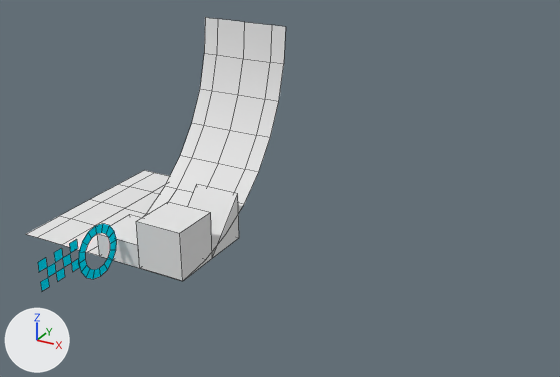
Two versions of the Blender file components/blocklib.blend, one commit apart.
The view is the same before and after, from a 50 mm lens placed at (293.0, -341.0, 221.0), pointed at (91.0, 25.0, 37.0). The axes (+X, +Y, +Z) are drawn at lower left. The lights are the same throughout. Mesh edges are drawn as thin lines.

In view in the first picture: 'Block_0_32_32_16', 'Block_0_32_32_32', 'Block_1_32_32_32', 'Block_Checkpoint', 'Block_Ramp_0_64_128_0', 'Block_Ramp_64_128_128', 'Block_Start'.
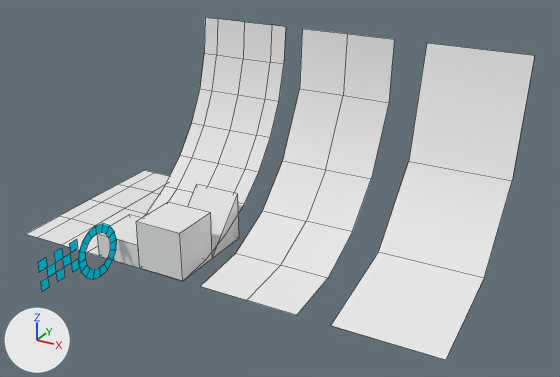
What differs and where, as boxes (x1, y1, x2, y2) in the pictures (560 x 377 px):
```json
{"object": "LOD_Ramp_64_128_128.LOD.002", "change": "added", "after": [331, 43, 535, 360]}
{"object": "LOD_Ramp_64_128_128.LOD.001", "change": "added", "after": [201, 29, 394, 315]}
```

The change, as JSON lines over the scene's bpy script:
```json
{"op": "add", "block": "me_lod_ramp_64_128_128_lod_001", "code": ["me_lod_ramp_64_128_128_lod_001 = bpy.data.meshes.new('LOD_Ramp_64_128_128.LOD.001')", "me_lod_ramp_64_128_128_lod_001.from_pydata([(112.0, 112.0, 16.0), (-12.9, 24.0, 16.0), (112.0, 112.0, -16.0), (-16.0, -16.0, 16.0), (2.6, 58.1, 16.0), (28.2, 85.5, 16.0), (28.2, 85.5, -16.0), (72.0, 108.9, 16.0), (72.0, 108.9, -16.0), (112.0, 112.0, -48.0), (2.6, 58.1, -48.0), (72.0, 108.9, -48.0), (-16.0, -16.0, -48.0), (-16.0, -16.0, -16.0), (-12.9, 24.0, -48.0), (-12.9, 24.0, -16.0), (2.6, 58.1, -16.0), (28.2, 85.5, -48.0)], [], [(8, 7, 0, 2), (6, 5, 7, 8), (16, 4, 5, 6), (15, 1, 4, 16), (13, 3, 1, 15), (8, 2, 9, 11), (6, 8, 11, 17), (16, 6, 17, 10), (15, 16, 10, 14), (13, 15, 14, 12)])", "me_lod_ramp_64_128_128_lod_001.polygons.foreach_set('use_smooth', [True] * 10)", "me_lod_ramp_64_128_128_lod_001.materials.append(mat_ramp)  # its picture is missing"]}
{"op": "add", "block": "me_lod_ramp_64_128_128_lod_002", "code": ["me_lod_ramp_64_128_128_lod_002 = bpy.data.meshes.new('LOD_Ramp_64_128_128.LOD.002')", "me_lod_ramp_64_128_128_lod_002.from_pydata([(112.0, 112.0, 16.0), (-16.0, -16.0, 16.0), (-2.2, 50.0, 16.0), (41.1, 94.2, 16.0), (112.0, 112.0, -48.0), (-2.2, 50.0, -48.0), (-16.0, -16.0, -48.0), (41.1, 94.2, -48.0)], [], [(6, 1, 2, 5), (5, 2, 3, 7), (7, 3, 0, 4)])", "me_lod_ramp_64_128_128_lod_002.polygons.foreach_set('use_smooth', [True] * 3)", "me_lod_ramp_64_128_128_lod_002.materials.append(mat_ramp)  # its picture is missing"]}
{"op": "add", "block": "ob_lod_ramp_64_128_128_lod_001", "code": ["ob_lod_ramp_64_128_128_lod_001 = bpy.data.objects.new('LOD_Ramp_64_128_128.LOD.001', me_lod_ramp_64_128_128_lod_001)", "ob_lod_ramp_64_128_128_lod_001.location = (76.6, 0.0, 0.0)", "ob_lod_ramp_64_128_128_lod_001.rotation_euler = (0.0, -1.571, 0.0)  # degrees (0, -90, 0)"]}
{"op": "add", "block": "ob_lod_ramp_64_128_128_lod_002", "code": ["ob_lod_ramp_64_128_128_lod_002 = bpy.data.objects.new('LOD_Ramp_64_128_128.LOD.002', me_lod_ramp_64_128_128_lod_002)", "ob_lod_ramp_64_128_128_lod_002.location = (161.5, 0.0, 0.0)", "ob_lod_ramp_64_128_128_lod_002.rotation_euler = (0.0, -1.571, 0.0)  # degrees (0, -90, 0)"]}
```
